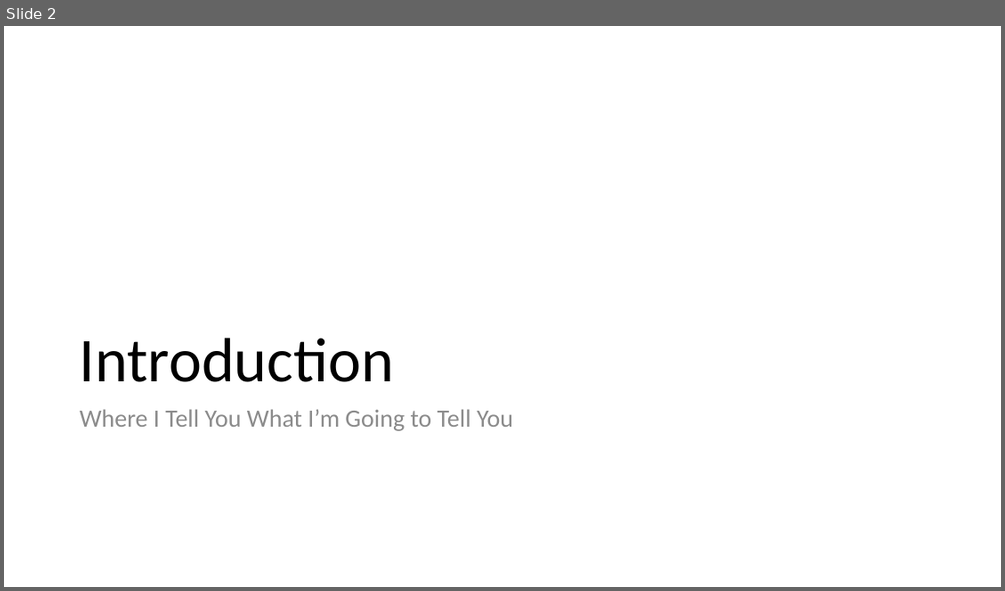
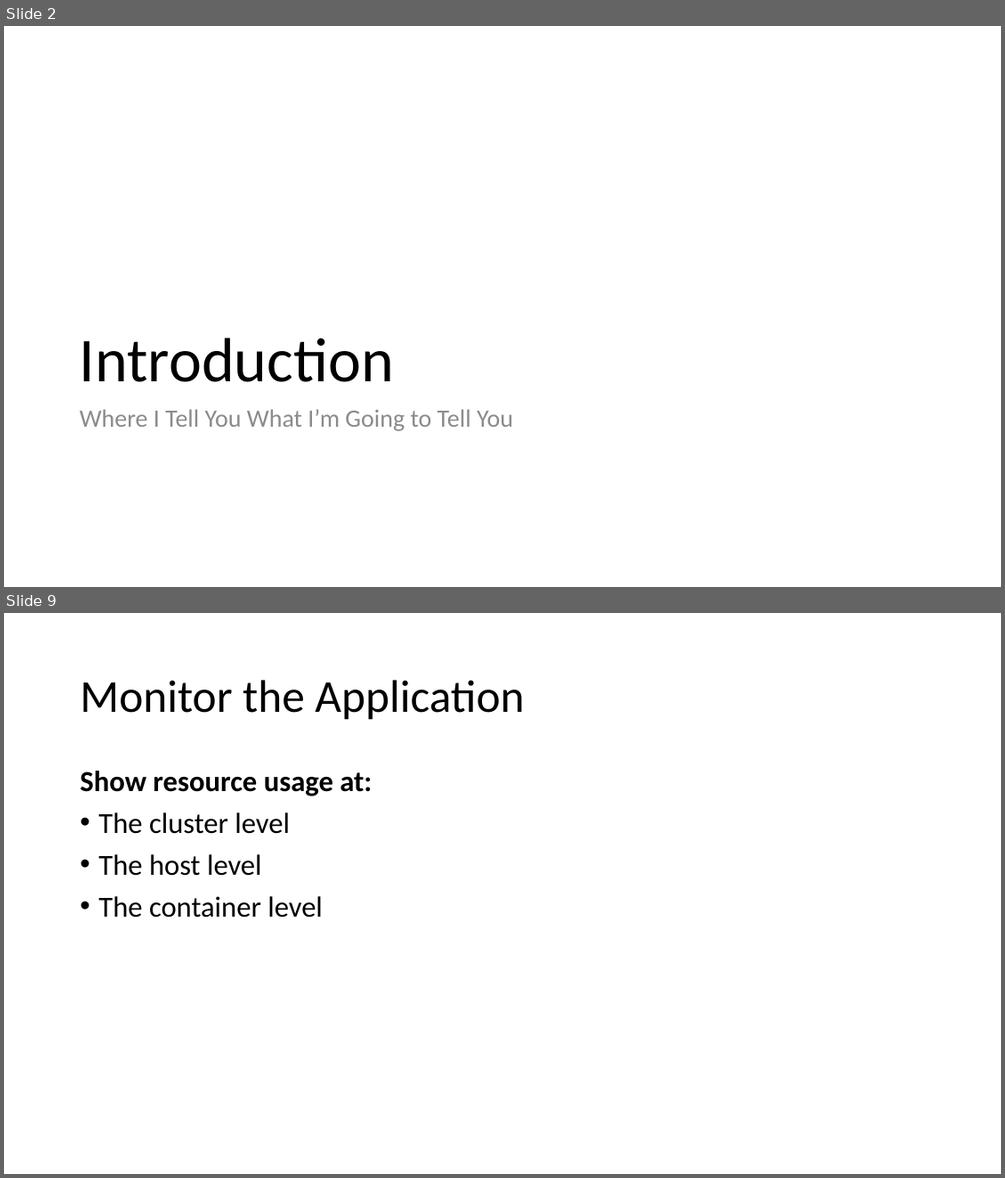
Before and after one commit to EnterpriseProductsLP/docker-straw-man, a slide deck: Docker Proofs of Concept.pptx. Shown one above the other, each under a label of ours: slide 2 before the commit, slides 2 and 9 after it; the slides between them are not shown. The pictures are 1005x591 and 1005x1178 pixels, drawn with LibreOffice and Linux fonts; fonts in the diff are those of the drawing. Boxes give left, top, right and bottom in pixels: in the first picture for what was removed or moved away, otherwise in the second. Text is boxed around its words. In the diff, an @@ line names an element or a change of style, - is before the commit and + after.

```diff
--- a/Docker Proofs of Concept.pptx
+++ b/Docker Proofs of Concept.pptx
@@ slide 9 added at [4,613,1001,1174], background #FFFFFF @@
@@ title added at [80,680,524,720], 44 pt, text #000000 @@
+Monitor the Application
@@ text added at [80,771,372,917], 28 pt, text #000000 @@
+Show resource usage at:
+• The cluster level
+• The host level
+• The container level
```
Also in this commit, not shown: 15 other slides added, 1 slide removed.
